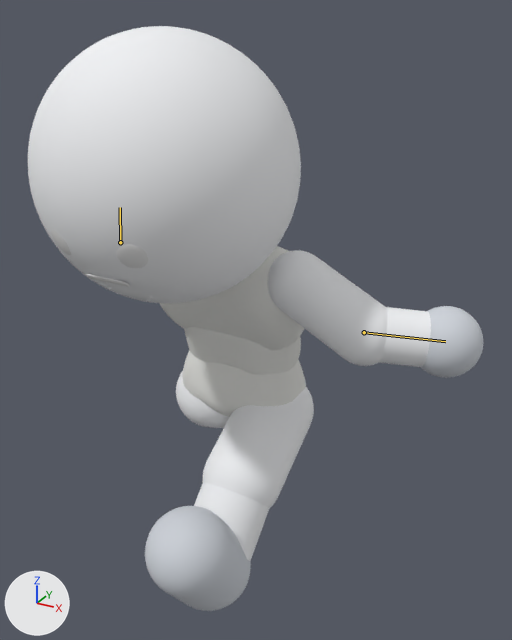
A saved change to the FBX model Assets/Art/Characters/Chibi/Models/Chibi_Rigged.fbx.
Both versions are drawn from a camera (50 mm lens) standing at (0.965, -1.672, 1.733) and looking at (0.063, -0.032, 0.913). Arrows for +X, +Y and +Z are at lower left; the lights stay in place. The picture after the commit comes second. Both versions are drawn at frame 5 of the action 'Chibi_Armature|CHASE_Leap'; the numbers are the values there. The bones that change are drawn over the model as lines.

Names of what the first picture shows: 'face_vis', 'foot_left_vis', 'hand_left_vis', 'head_vis', 'lower_arm_left_vis', 'pelvis_geom_vis', 'shin_left_vis', 'spine_geom_vis', 'thigh_left_vis', 'thigh_right_vis', 'torso_geom_vis', 'upper_arm_left_vis'.
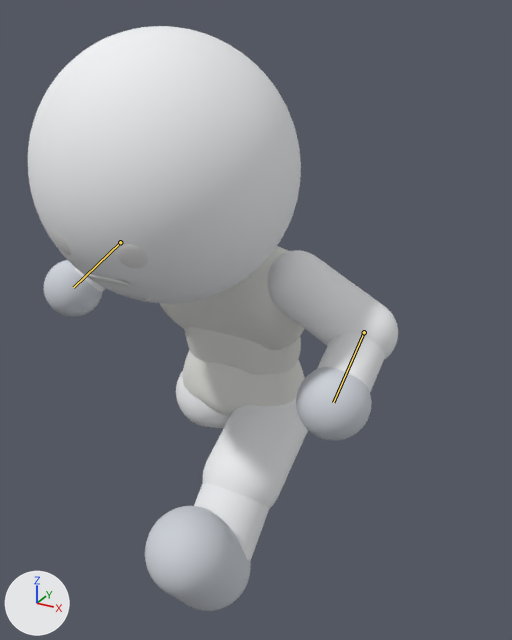
What the commit changed:
Bone 'lower_arm_left' (bone_lower_arm_left) turns from (0, 0, 34) to (0, 0, -74) degrees about its own x, y and z.
Bone 'lower_arm_right' (bone_lower_arm_right) turns from (0, 0, 34) to (0, 0, -74) degrees about its own x, y and z.

What differs and where, as boxes (x1, y1, x2, y2) in the pictures (512 x 640 px):
'hand_left_vis', posed: before (421, 306, 483, 378); after (296, 367, 372, 440)
'lower_arm_left_vis', posed: before (379, 307, 431, 367); after (317, 333, 385, 392)
'hand_right_vis', posed (not visible before): after (44, 260, 102, 317)
'lower_arm_right_vis', posed (not visible before): after (71, 264, 106, 292)
bone 'lower_arm_left', root to tip: before (364, 332) to (445, 341); after (364, 332) to (333, 402)
bone 'lower_arm_right', root to tip: before (120, 242) to (120, 207); after (120, 242) to (73, 287)
